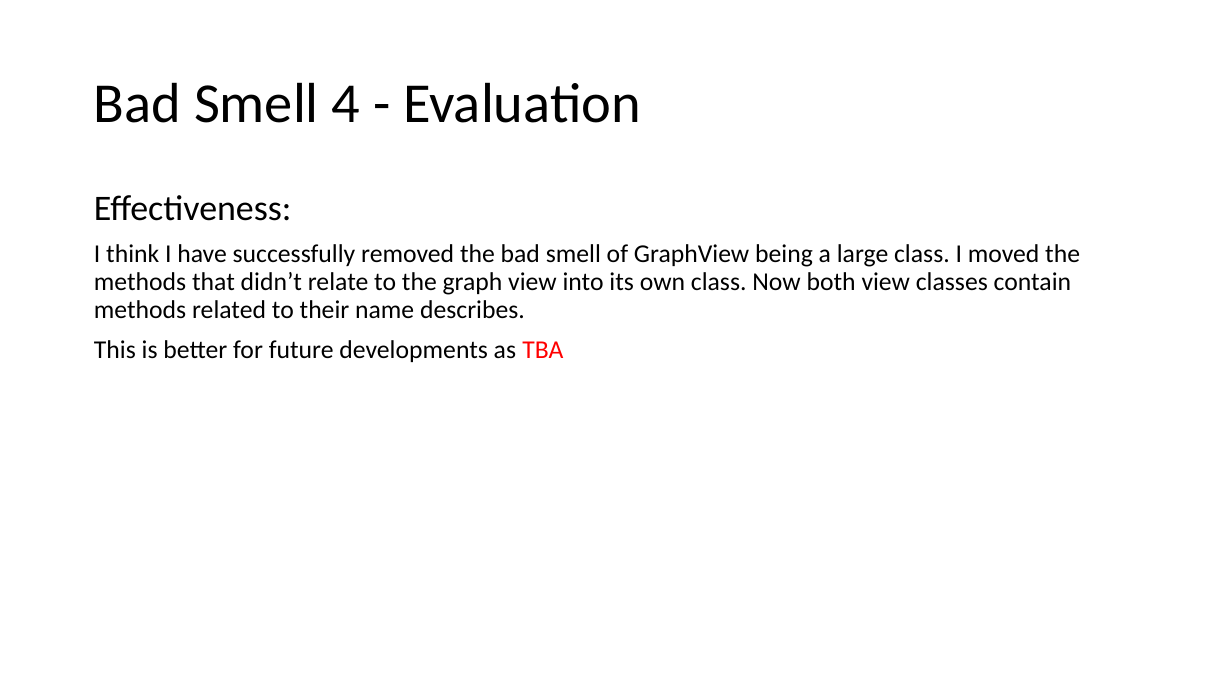
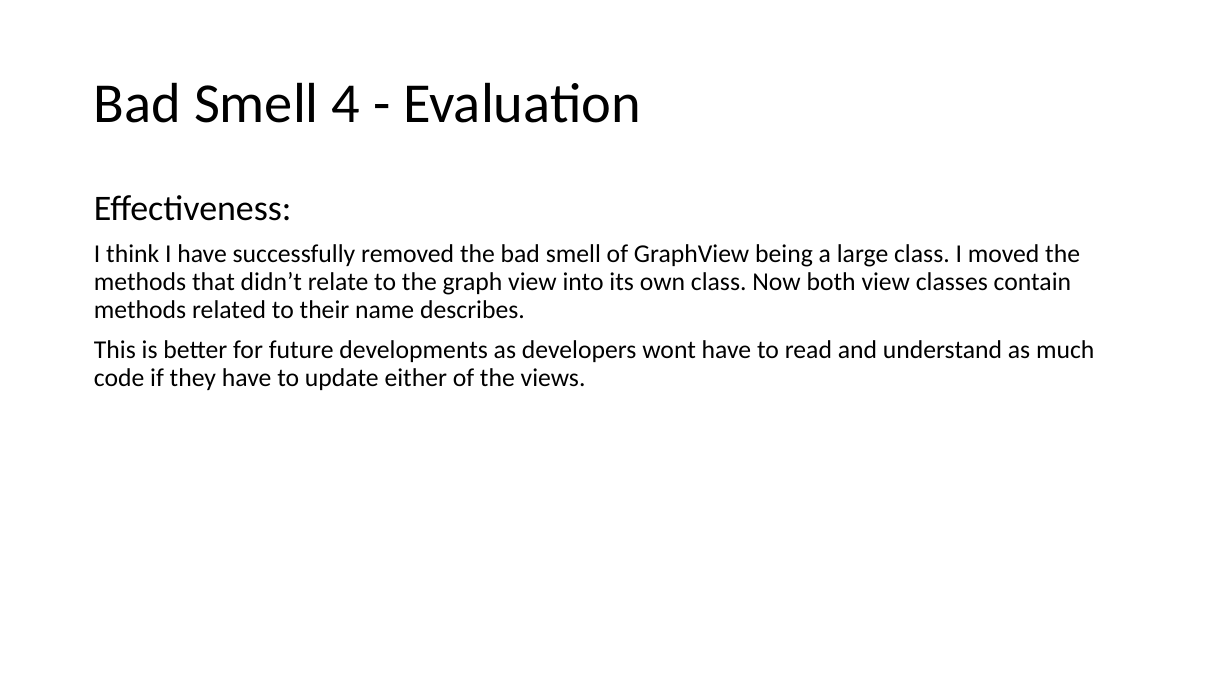
Before and after one commit to steven-snelling/PR301-Assignment_2, a slide deck: slide 15 of bad_smells.pptx (slide 14 before the commit). Drawn at 1232x693 pixels with LibreOffice and Linux fonts; fonts in the diff are those of the drawing. Boxes give left, top, right and bottom in pixels: in the first picture for what was removed or moved away, otherwise in the second. Text is boxed around its words. In the diff, an @@ line names an element or a change of style, - is before the commit and + after.

```diff
--- a/bad_smells.pptx
+++ b/bad_smells.pptx
@@ text at (94, 340, 1094, 390): text changed @@
-This is better for future developments as TBA
+This is better for future developments as developers wont have to read and understand as much code if they have to update either of the views.
```
Also in this commit, not shown: 3 other slides changed, 4 slides added, 1 other file.
